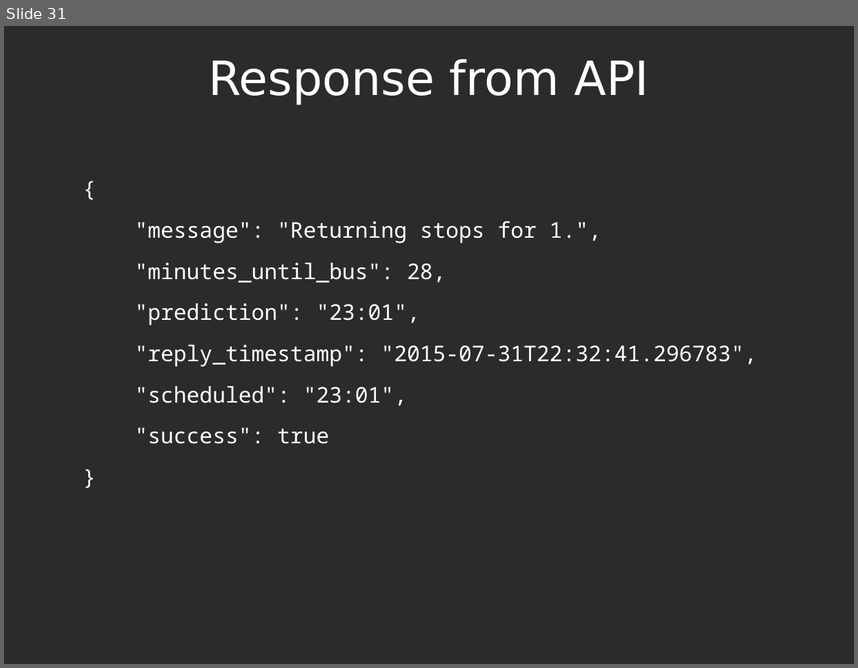
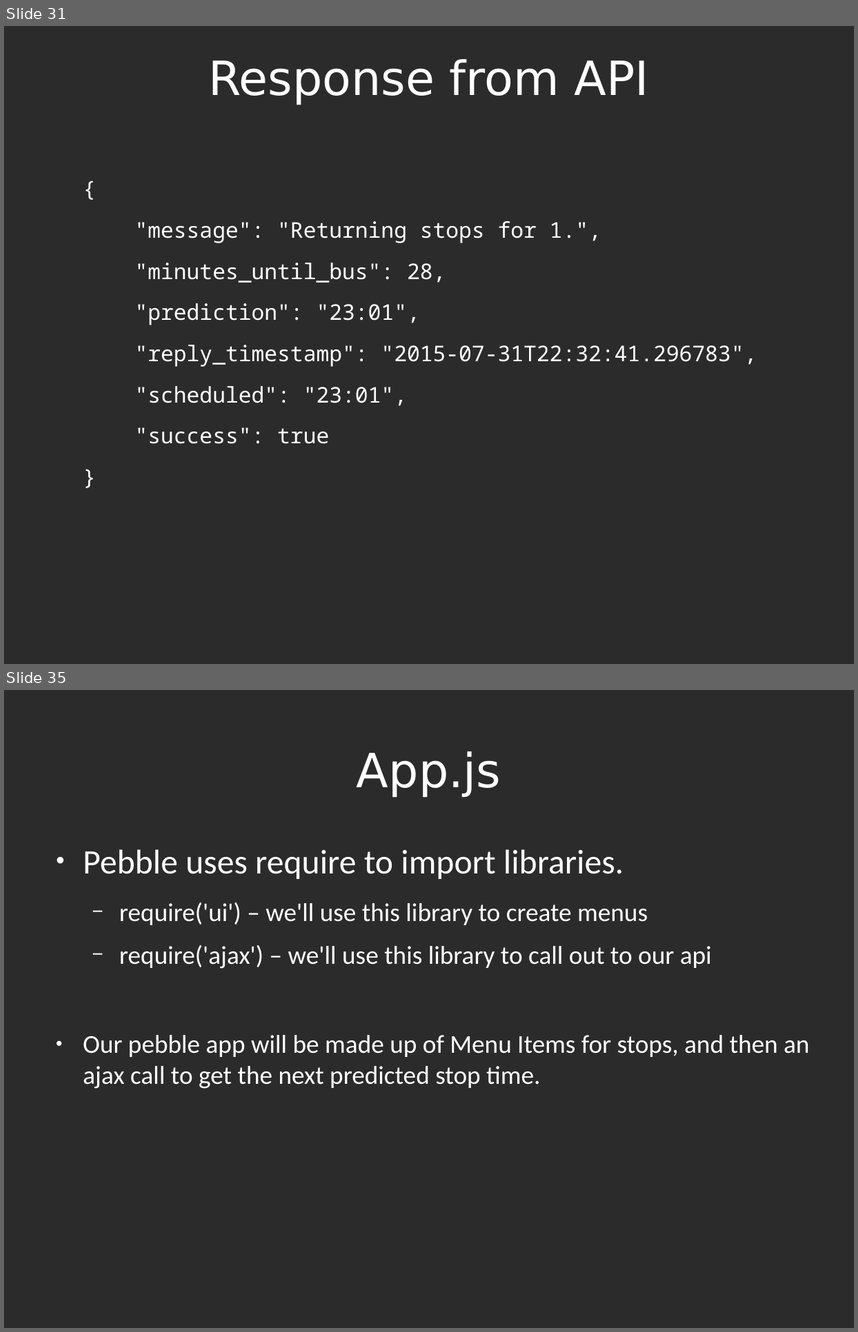
Before and after one commit to bormesh/buspebble, a slide deck: docs/pyohio talk.odp. Shown one above the other, each under a label of ours: slide 31 before the commit, slides 31 and 35 after it; the slides between them are not shown. The pictures are 858x668 and 858x1332 pixels, drawn with LibreOffice and Linux fonts; fonts in the diff are those of the drawing; background and template pictures are left out; a plain dark background stands for a picture behind light text. Boxes give left, top, right and bottom in pixels: in the first picture for what was removed or moved away, otherwise in the second. Text is boxed around its words. In the diff, an @@ line names an element or a change of style, - is before the commit and + after.

```diff
--- a/docs/pyohio talk.odp
+++ b/docs/pyohio talk.odp
@@ slide 35 added at (x1=4, y1=690, x2=854, y2=1328), background picture (left out) @@
@@ title added at (x1=357, y1=751, x2=501, y2=797), 44 pt, text #FFFFFF @@
+App.js
@@ text added at (x1=83, y1=849, x2=809, y2=1089), 24 pt, text #FFFFFF @@
+● Pebble uses require to import libraries.
+  − require('ui') – we'll use this library to create menus
+  − require('ajax') – we'll use this library to call out to our api
+● Our pebble app will be made up of Menu Items for stops, and then an ajax call to get the next predicted stop time.
```
Also in this commit, not shown: 2 slides changed, 7 other slides added, 5 slides removed.
